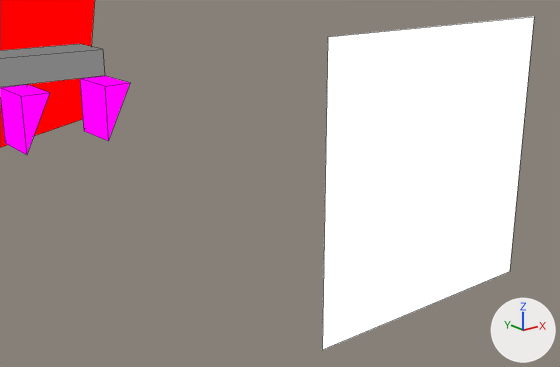
The Blender file assets-source/blender/motion/mosasaurus-stomp.blend as it was, and as the next commit left it.
Camera for both pictures: a camera (50 mm lens) standing at (80.9, -32.99, 15.87) and looking at (83.7, -29.49, 14.47). The axes (+X, +Y, +Z) are drawn at lower right. The lights are the same throughout. The older version comes first. Mesh edges are drawn as thin lines.

Objects in the first picture: 'DinoTycoon_Motion_mosasaurus_stomp_eye', 'DinoTycoon_Motion_mosasaurus_stomp_head', 'DinoTycoon_Motion_mosasaurus_stomp_mouth', 'DinoTycoon_Motion_mosasaurus_stomp_tooth58', 'DinoTycoon_Motion_mosasaurus_stomp_tooth61'.
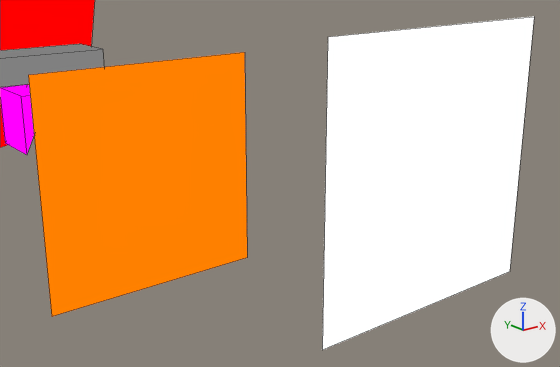
The change, as a diff of the scene's bpy script:
```diff
--- a/assets-source/blender/motion/mosasaurus-stomp.blend.py
+++ b/assets-source/blender/motion/mosasaurus-stomp.blend.py
@@ mat_dinotycoon_role_y @@
+mat_dinotycoon_role_y = emission_material('DinoTycoon_Role_Y')
+mat_dinotycoon_role_y.base_color = (1.0, 0.216, 0.0)  # orange #ff8000
@@ me_dinotycoon_motion_mosasaurus_stomp_sample_eye_white @@
+me_dinotycoon_motion_mosasaurus_stomp_sample_eye_white.from_pydata([(82.4, -29.0, 15.2), (83.8, -29.0, 15.2), (83.8, -29.0, 13.8), (82.4, -29.0, 13.8), (82.4, -29.0, 15.2), (83.8, -29.0, 15.2), (83.8, -29.0, 13.8), (82.4, -29.0, 13.8)], [], [(3, 2, 1, 0), (4, 5, 6, 7), (0, 1, 5, 4), (1, 2, 6, 5), (2, 3, 7, 6), (3, 0, 4, 7)])
+me_dinotycoon_motion_mosasaurus_stomp_sample_eye_white.materials.append(mat_dinotycoon_role_y)  # orange #ff8000
@@ ob_dinotycoon_motion_mosasaurus_stomp_eye_white @@
+ob_dinotycoon_motion_mosasaurus_stomp_eye_white = bpy.data.objects.new('DinoTycoon_Motion_mosasaurus_stomp_eye_white', me_dinotycoon_motion_mosasaurus_stomp_sample_eye_white)
+ob_dinotycoon_motion_mosasaurus_stomp_eye_white.location = (0.0, 0.0, 0.0)
```

Location of each change, (x1, y1, x2, y2) in pixels of the pictures (560 x 367 px):
'DinoTycoon_Motion_mosasaurus_stomp_eye_white', added (orange)
    after: (28, 52, 247, 316)
'DinoTycoon_Motion_mosasaurus_stomp_tooth61', unchanged, covered by the edit
    before: (80, 76, 130, 141)
